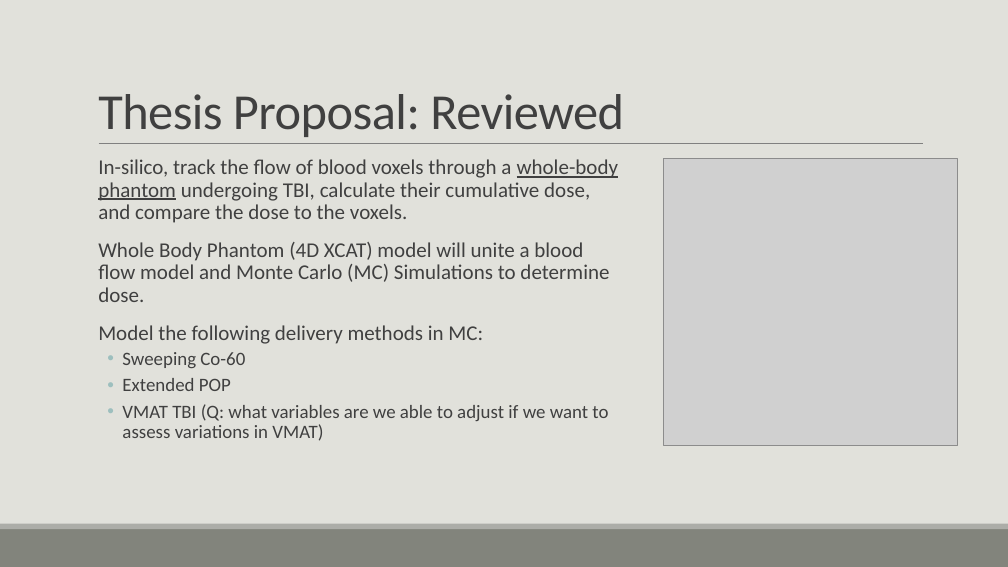
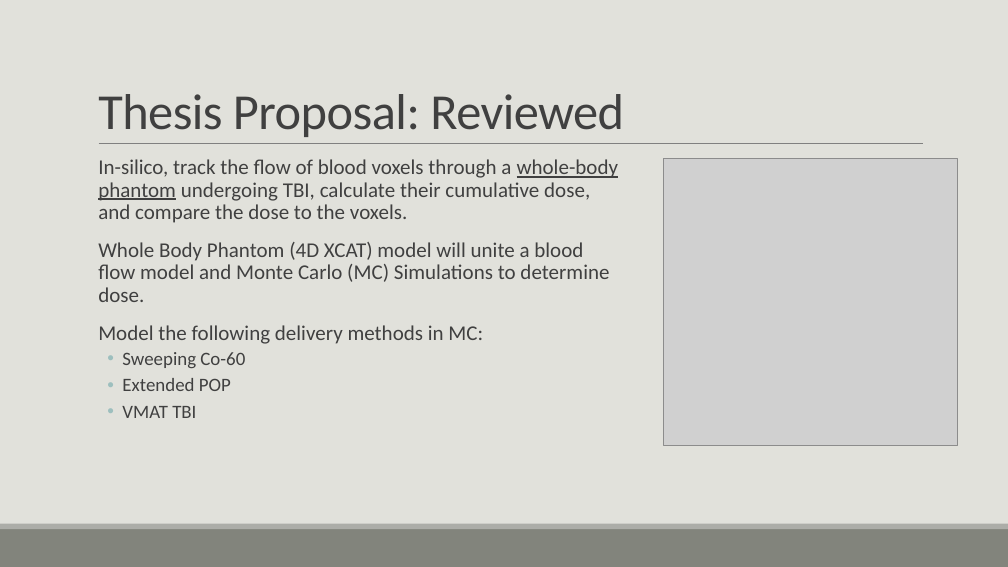
Before and after one commit to CNorthwayMedPhys/Full-Body-Flow-Model-Project, a slide deck: slide 4 of Working Documents/11.25_Committee Meeting.pptx. Drawn at 1008x567 pixels with LibreOffice and Linux fonts; fonts in the diff are those of the drawing; grey boxes stand for pictures. Boxes give left, top, right and bottom in pixels: in the first picture for what was removed or moved away, otherwise in the second. Text is boxed around its words. In the diff, an @@ line names an element or a change of style, - is before the commit and + after.

```diff
--- a/Working Documents/11.25_Committee Meeting.pptx
+++ b/Working Documents/11.25_Committee Meeting.pptx
@@ text at (x1=122, y1=406, x2=196, y2=418): text changed @@
-  • VMAT TBI (Q: what variables are we able to adjust if we want to assess variations in VMAT)
+  • VMAT TBI
```
Also in this commit, not shown: 5 other slides changed, 2 slides added, 20 other files.
